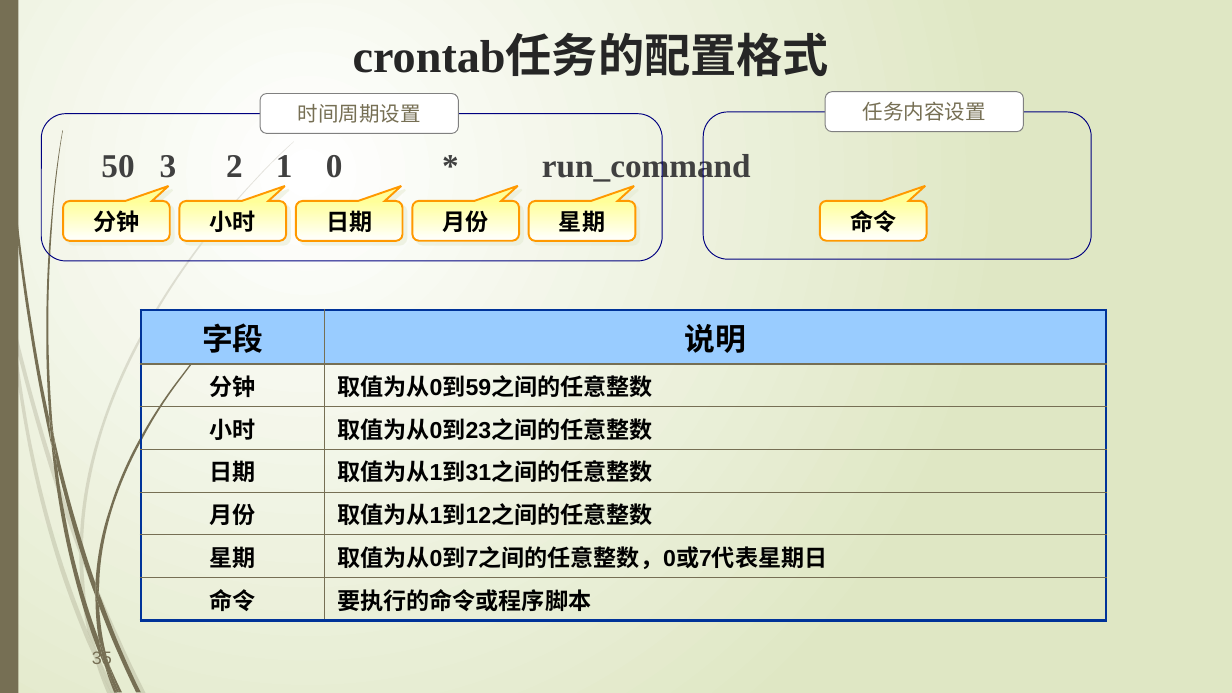
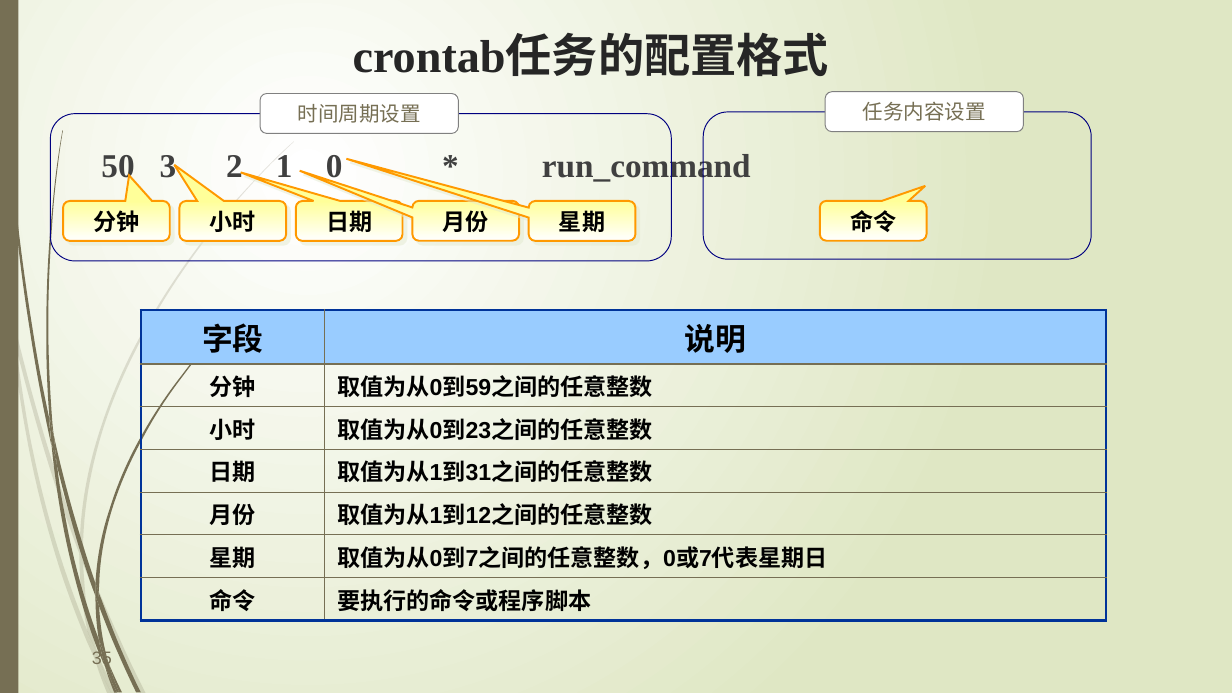
Before and after one commit to edu2act/course-testing-technique, a slide deck: slide 35 of PPT/8 进程管理.pptx. Drawn at 1232x693 pixels with LibreOffice and Linux fonts; fonts in the diff are those of the drawing. Boxes give left, top, right and bottom in pixels: in the first picture for what was removed or moved away, otherwise in the second. Text is boxed around its words. In the diff, an @@ line names an element or a change of style, - is before the commit and + after.

Commit message:
更新了定时任务的实例

```diff
--- a/PPT/8 进程管理.pptx
+++ b/PPT/8 进程管理.pptx
@@ rounded rectangle: place and size @@
-rounded rectangle at (42,114,663,261)
+rounded rectangle at (51,114,672,261)
@@ proportions changed in 5 elements at (63,201,170,241), (179,201,287,241), (296,201,403,241), (412,201,519,240), (529,201,636,241) @@
```
Also in this commit, not shown: 10 other slides changed.
